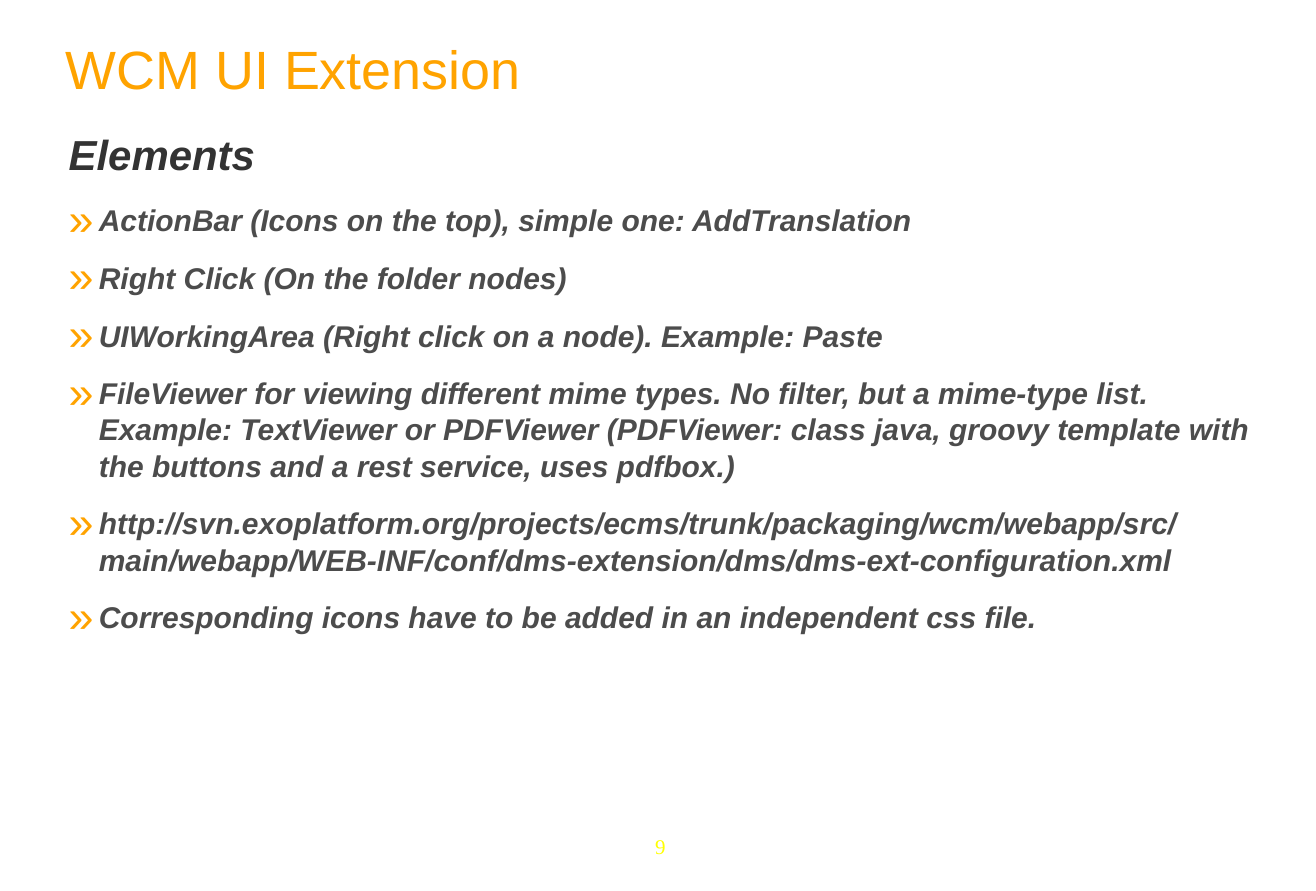
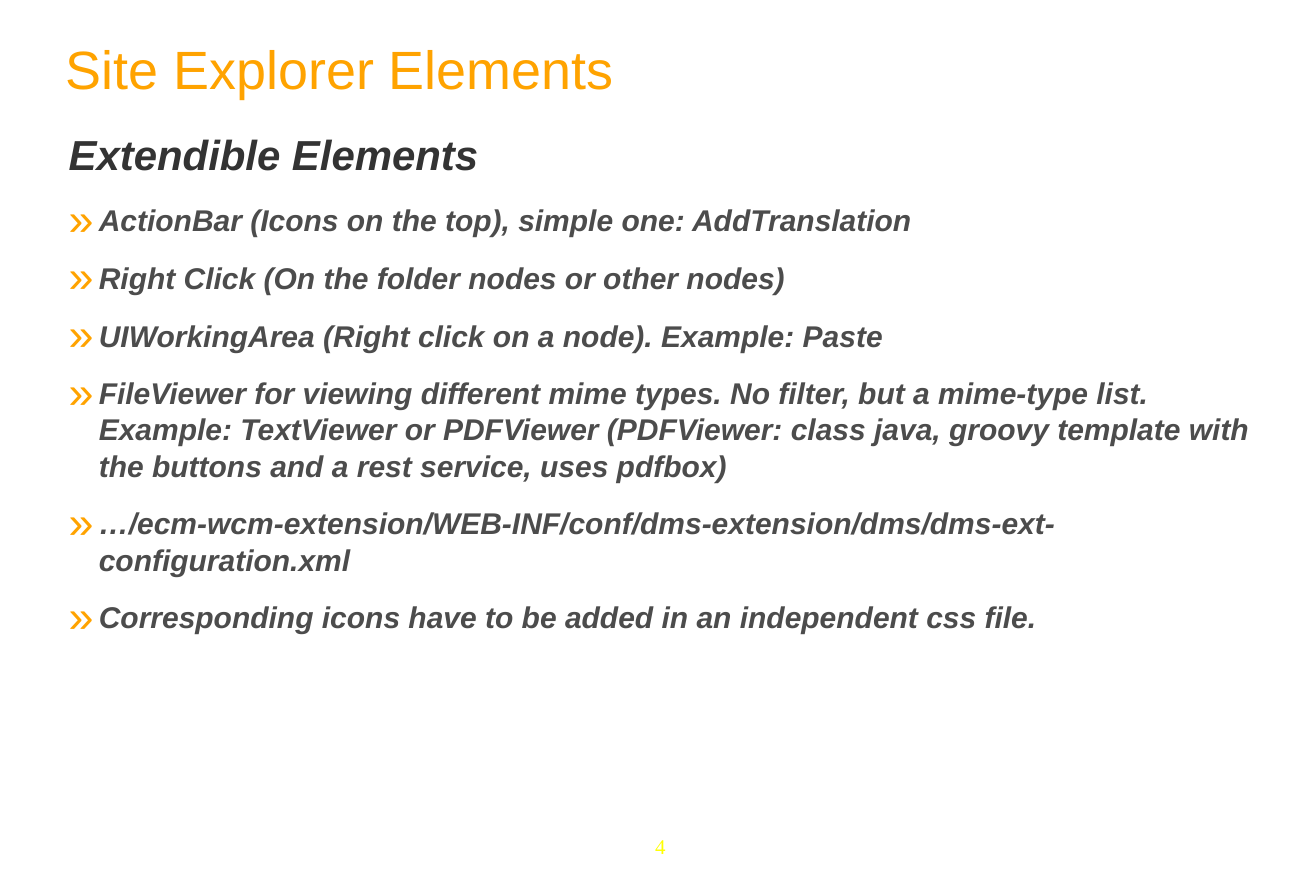
Before and after one commit to anhvurz90/training, a slide deck: slide 4 of exo-developer/280-wcm-customization/slides/280-WCM-XDev-en.ppt (slide 9 before the commit). Drawn at 1316x891 pixels with LibreOffice and Linux fonts; fonts in the diff are those of the drawing; background and template pictures are left out. Boxes give left, top, right and bottom in pixels: in the first picture for what was removed or moved away, otherwise in the second. Text is boxed around its words. In the diff, an @@ line names an element or a change of style, - is before the commit and + after.

```diff
--- a/exo-developer/280-wcm-customization/slides/280-WCM-XDev-en.ppt
+++ b/exo-developer/280-wcm-customization/slides/280-WCM-XDev-en.ppt
@@ text at box(66, 50, 614, 99): text changed @@
-WCM UI Extension
+Site Explorer Elements
@@ text at box(69, 139, 478, 171): text changed @@
-Elements
+Extendible Elements
@@ text at box(99, 267, 784, 294): text changed @@
-» Right Click (On the folder nodes)
+» Right Click (On the folder nodes or other nodes)
@@ text at box(99, 382, 1249, 576): text changed @@
-» FileViewer for viewing different mime types. No filter, but a mime-type list. Example: TextViewer or PDFViewer (PDFViewer: class java, groovy template with the buttons and a rest service, uses pdfbox.)
-» http://svn.exoplatform.org/projects/ecms/trunk/packaging/wcm/webapp/src/main/webapp/WEB-INF/conf/dms-extension/dms/dms-ext-configuration.xml
+» FileViewer for viewing different mime types. No filter, but a mime-type list. Example: TextViewer or PDFViewer (PDFViewer: class java, groovy template with the buttons and a rest service, uses pdfbox)
+» …/ecm-wcm-extension/WEB-INF/conf/dms-extension/dms/dms-ext-configuration.xml
@@ page number at box(655, 840, 665, 854): text changed @@
-9
+4
```
Also in this commit, not shown: 10 other slides changed, 15 slides added, 7 slides removed, 5 other files.
